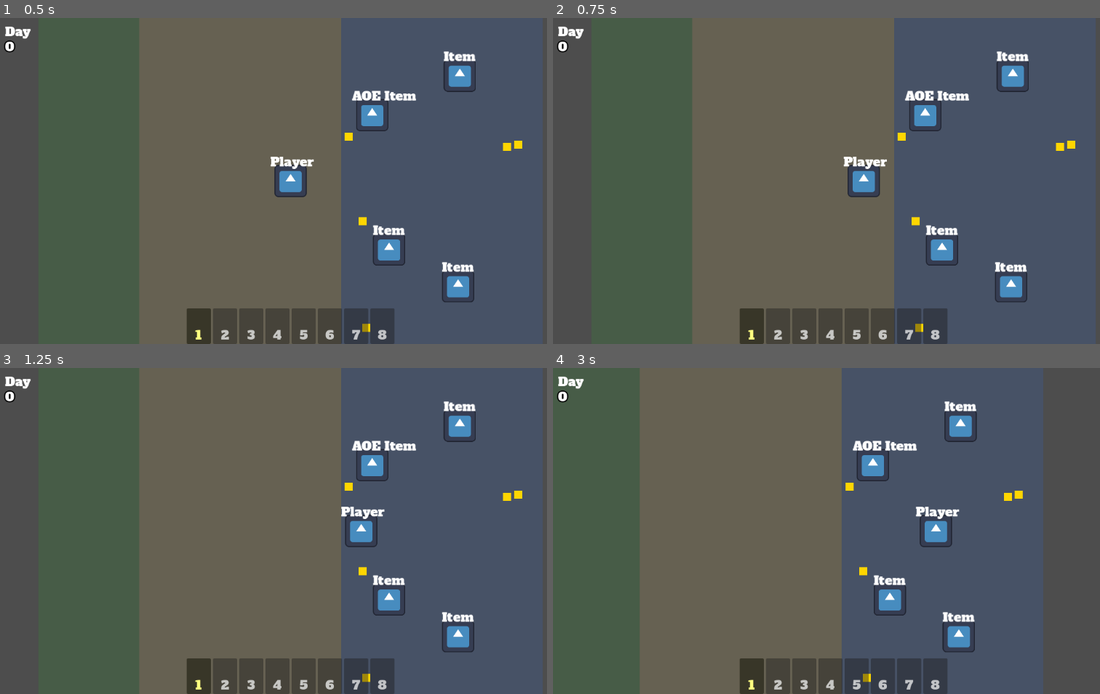
Above: before the commit, frames 1-4 (two rows, left to right).
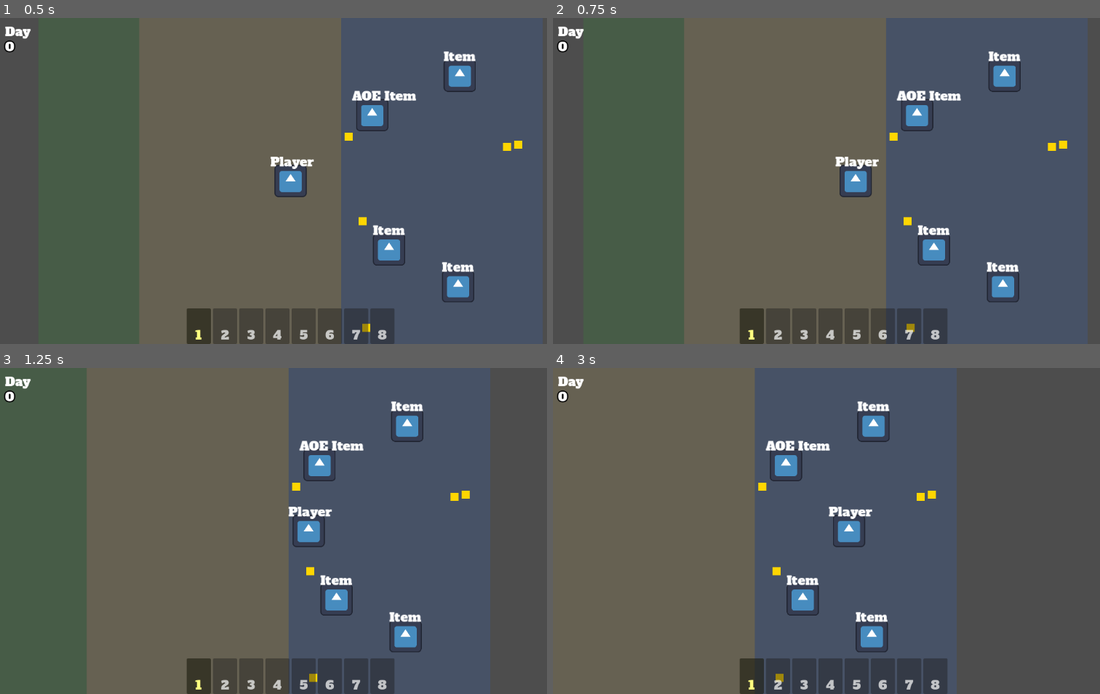
Above: after the commit, the same moments.

Repository: poga/dark-sea
Game: Godot game, scene res://scenes/game/main.tscn
Two runs of this game, one before a commit and one after it. Both use one fixed random seed, a clock stepped at 60 frames per second and the inputs below. The project has no main scene, so this scene is started directly. The engine's default icon, where the game draws it, is replaced by a stand-in: a white triangle on a blue panel in a dark square.
Inputs (mouse positions are in pixels of both pictures, inside the frame that each line leads up to):
- Up to frame 1 (0.5 s): no input
- Up to frame 2 (0.75 s): tap Enter at 0.5 s; move the mouse to (968, 164) at 0.52 s; hold D (move_right) from 0.53 s (still down); hold Q (drop) from 0.53 s (still down); click (968, 164) at 0.67 s
- Up to frame 3 (1.25 s): keep holding D (move_right); keep holding Q (drop)
- Up to frame 4 (3 s): release D (move_right) at 1.25 s; release Q (drop) at 1.25 s; drag from (728, 547) to (996, 531) at 1.27 s; move the mouse to (903, 459) at 2.02 s; hold D (move_right) 2.03-2.75 s; tap Alt at 2.1 s; drag from (815, 596) to (755, 531) at 2.77 s

Frame 1 is identical in both runs. In frame 2, 6.9% of the frame differs, in the area x 24-100%, y 0-100%; in frame 3, 31%; in frame 4, 49%, in the area x 0-90%, y 0-100%.

Commit message:
Revert "feat: add framed camera with drag margins (SCA-29)"
This reverts commit 56a8e86ab0f67dfd5b29dd5aef0b108fd967e281.

Diff:
--- a/scenes/player/player.gd
+++ b/scenes/player/player.gd
@@ -9,6 +9,7 @@
 signal active_slot_changed(slot: int)
 
 @export var speed: float = 200.0
+@export var camera_smoothing_speed: float = 5.0
 
 var inventory: Array[Area2D] = []
 var active_slot: int = 0
@@ -17,6 +18,7 @@
 func _ready():
 	inventory.resize(INVENTORY_SIZE)
 	inventory.fill(null)
+	$Camera2D.position_smoothing_speed = camera_smoothing_speed
 	$PickupZone.area_entered.connect(_on_pickup_zone_area_entered)
 	$PickupZone.area_exited.connect(_on_pickup_zone_area_exited)
 
--- a/scenes/player/player.tscn
+++ b/scenes/player/player.tscn
@@ -36,11 +36,5 @@
 position = Vector2(0, -60)
 
 [node name="Camera2D" type="Camera2D" parent="."]
-drag_horizontal_enabled = true
-drag_vertical_enabled = true
-drag_left_margin = 0.3
-drag_right_margin = 0.3
-drag_top_margin = 0.3
-drag_bottom_margin = 0.3
 position_smoothing_enabled = true
 position_smoothing_speed = 5.0
